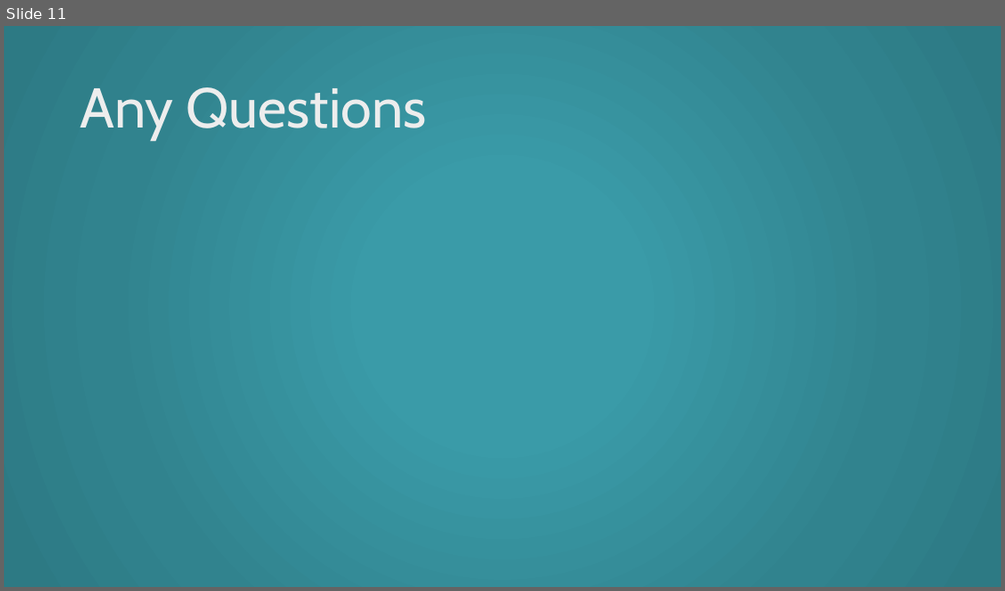
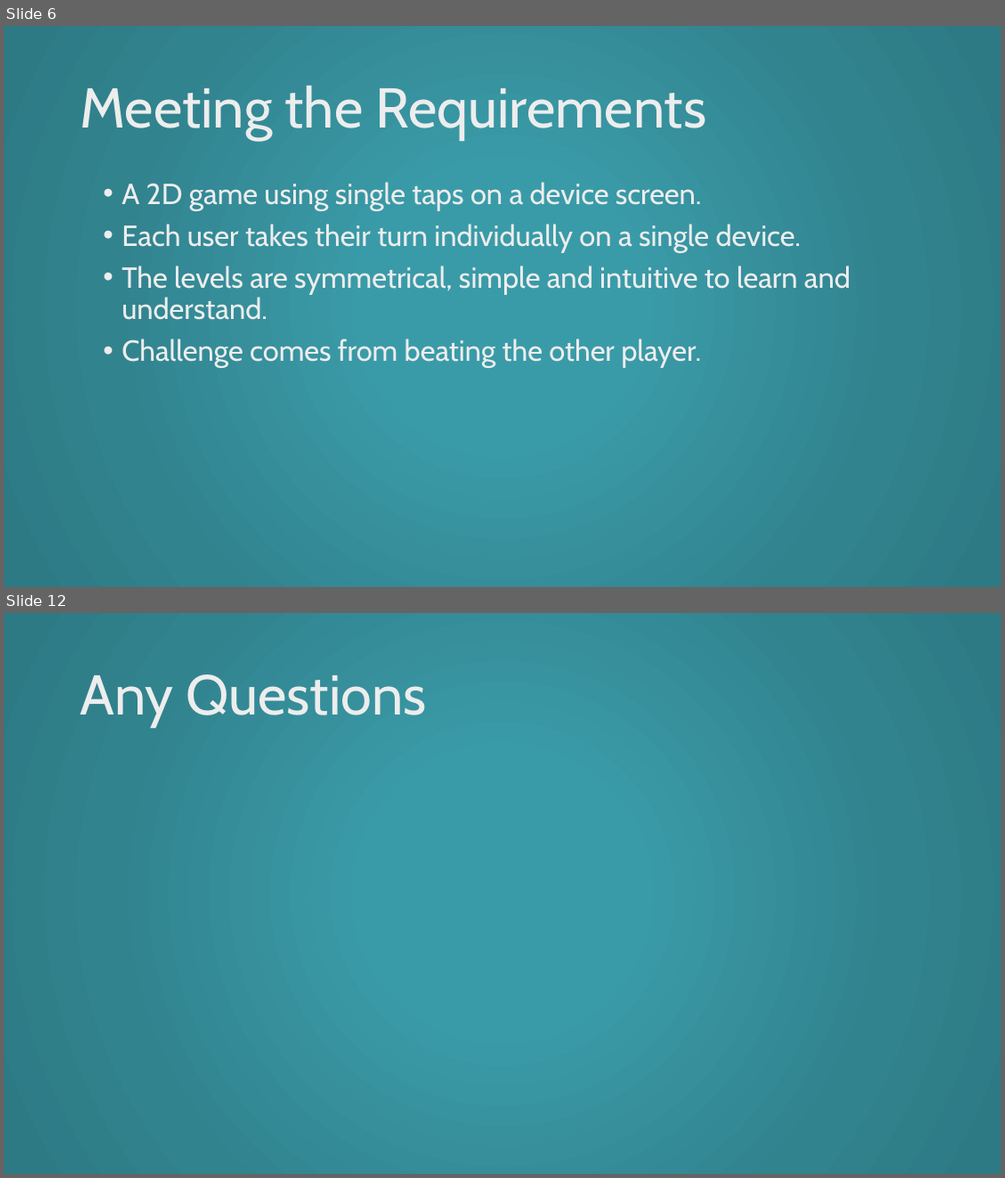
Before and after one commit to UoSGroupProjects1718/mgp-l4-5-group-2, a slide deck: LEVEL 4 & 5.pptx. Shown one above the other, each under a label of ours: slide 11 before the commit, slides 6 and 12 after it; the slides between them are not shown. The pictures are 1005x591 and 1005x1178 pixels, drawn with LibreOffice and Linux fonts; fonts in the diff are those of the drawing. Boxes give left, top, right and bottom in pixels: in the first picture for what was removed or moved away, otherwise in the second. Text is boxed around its words. In the diff, an @@ line names an element or a change of style, - is before the commit and + after.

```diff
--- a/LEVEL 4 & 5.pptx
+++ b/LEVEL 4 & 5.pptx
@@ slide 6 added at (4,26,1001,587), background gradient #3A9BA8 to #31828E to #2E7A84 @@
@@ title added at (80,85,706,141), 54 pt, text gradient #BFBFBF to #EDEDED to #FFFFFF @@
+Meeting the Requirements
@@ text added at (121,182,850,368), 28 pt, text gradient #BFBFBF to #EDEDED to #FFFFFF @@
+• A 2D game using single taps on a device screen.
+• Each user takes their turn individually on a single device.
+• The levels are symmetrical, simple and intuitive to learn and understand.
+• Challenge comes from beating the other player.
@@ what was slide 11 is now slide 12 @@
```
Also in this commit, not shown: 5 slides changed, 5 other slides added, 5 slides removed, 6 other files.
